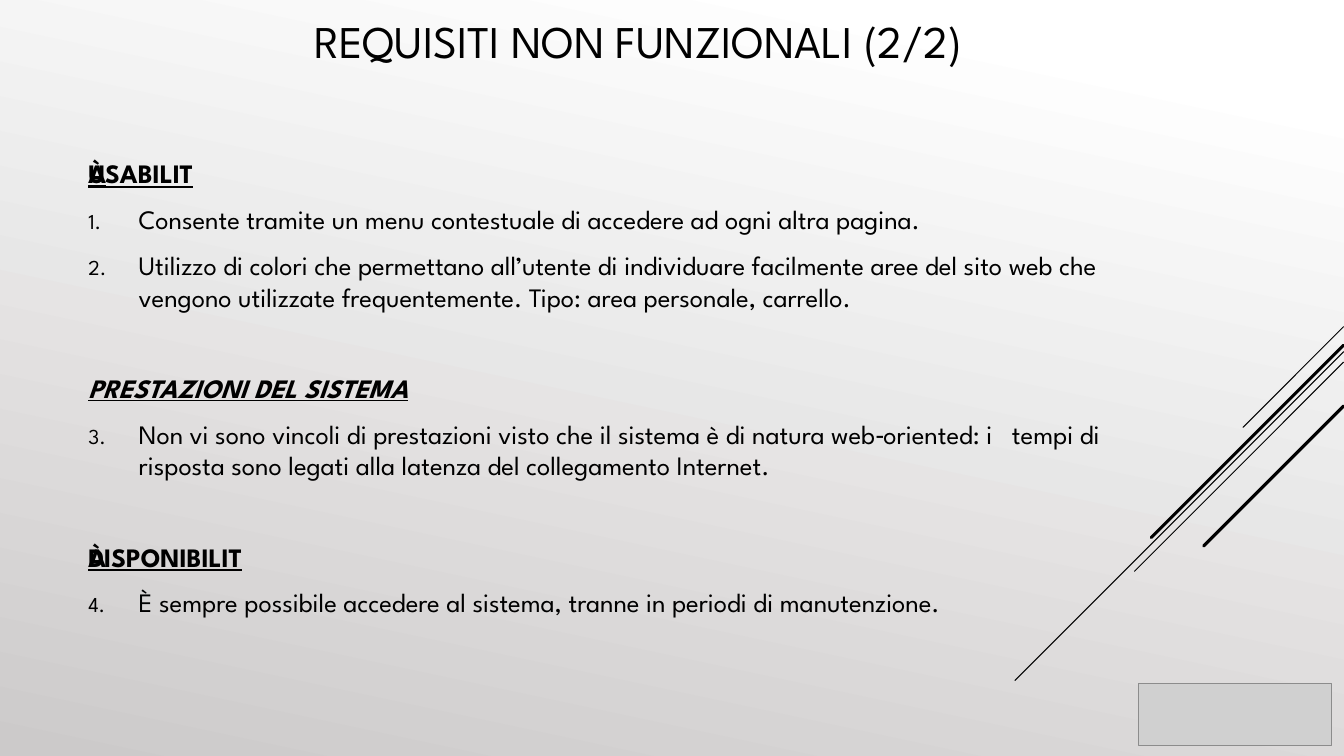
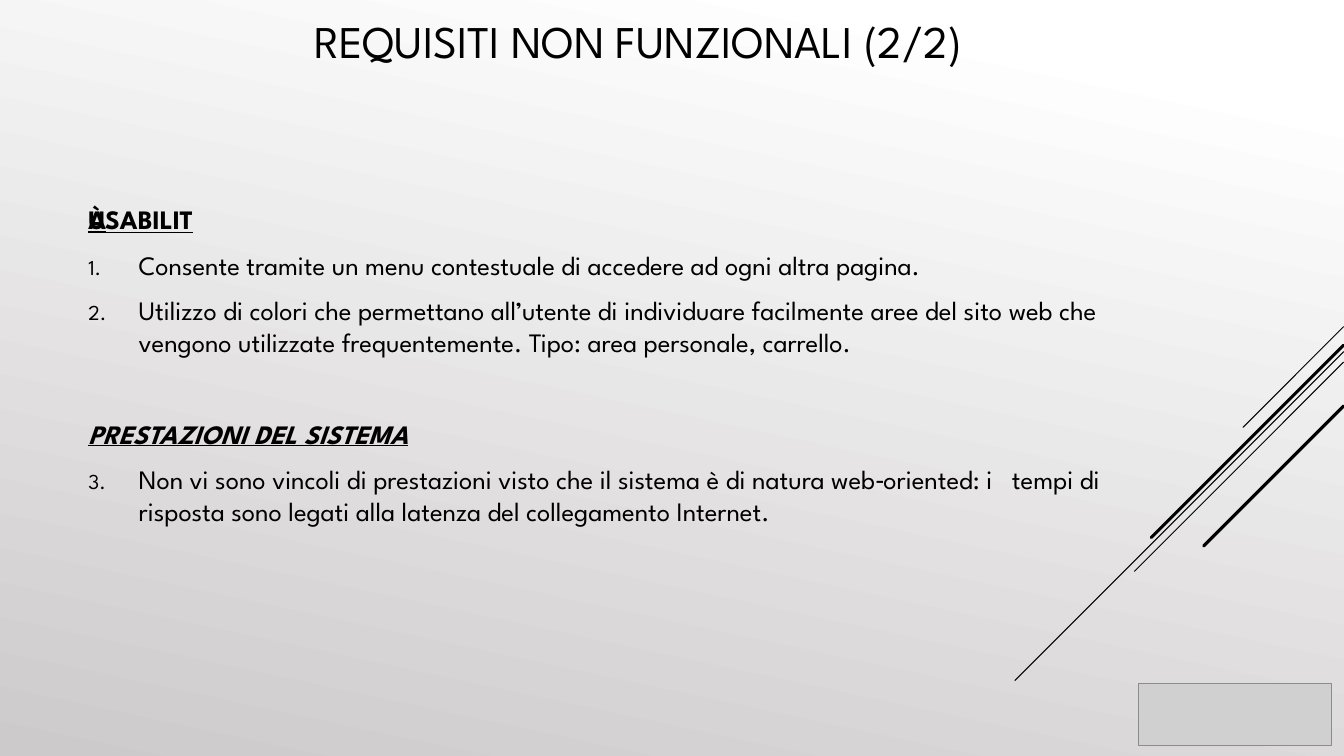
Before and after one commit to cosimob28/GamesHub, a slide deck: slide 9 of Work in progress/Presentazione/GamesHub.pptx. Drawn at 1344x756 pixels with LibreOffice and Linux fonts; fonts in the diff are those of the drawing; grey boxes stand for pictures. Boxes give left, top, right and bottom in pixels: in the first picture for what was removed or moved away, otherwise in the second. Text is boxed around its words. In the diff, an @@ line names an element or a change of style, - is before the commit and + after.

```diff
--- a/Work in progress/Presentazione/GamesHub.pptx
+++ b/Work in progress/Presentazione/GamesHub.pptx
@@ text at box(139, 589, 940, 618): paragraphs removed @@
-DISPONIBILITÀ
-1. È sempre possibile accedere al sistema, tranne in periodi di manutenzione.
```
Also in this commit, not shown: 1 other slide changed, 6 other files.
